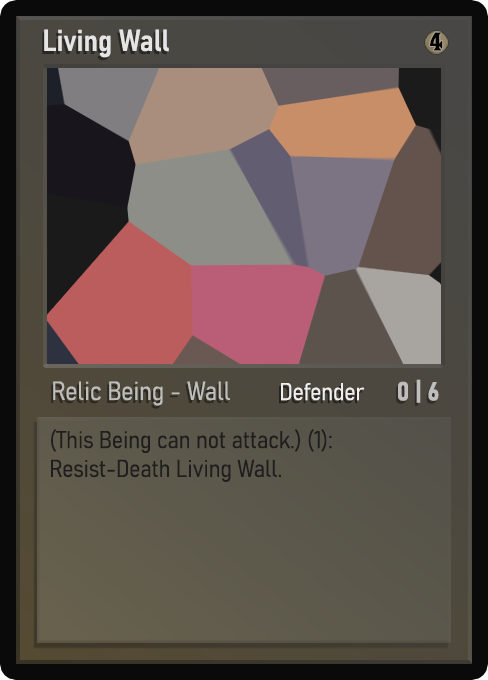
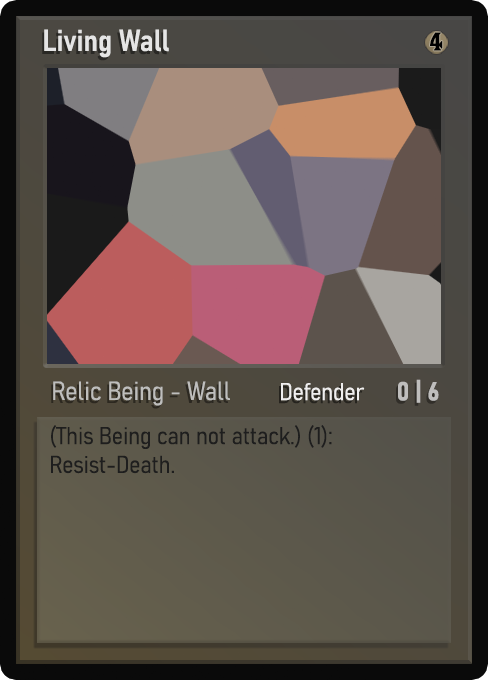
Layer changes from the first 488px x 680px image to the second:
painted on "Desc_norm" over <box>51,425,332,482</box>
